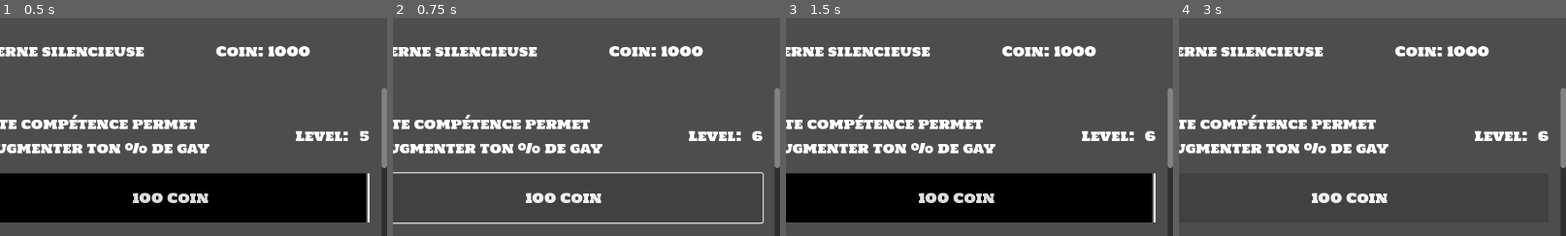
Above: before the commit, frames 1-4 (left to right).
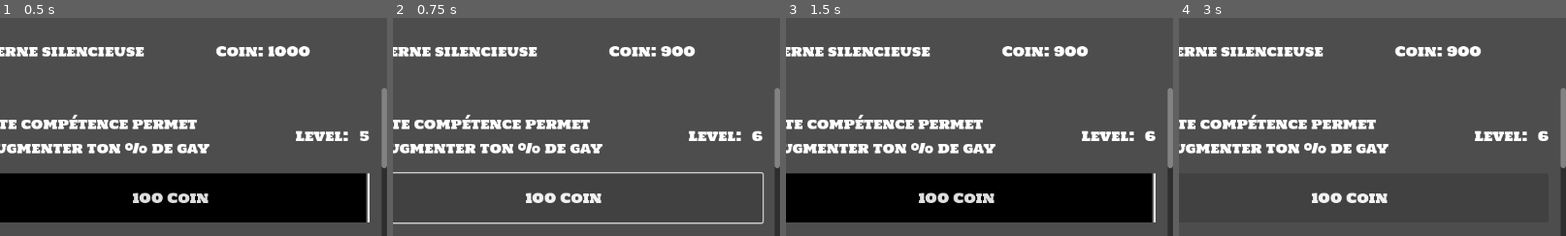
Above: after the commit, the same moments.

Repository: Nolucci/CGJ2025
Game: Godot game, scene res://scenes/buyBonusPage.tscn
Same seed, same stepped clock (60 frames per second), same inputs: the game is played once before the commit and once after it. The engine's default icon, where the game draws it, is replaced by a stand-in: a white triangle on a blue panel in a dark square.
Inputs (mouse positions are % of the whole screen's width and height, from its top left):
- Up to frame 1 (0.5 s): no input
- Up to frame 2 (0.75 s): click "100 Coin" at 0.5 s
- Up to frame 3 (1.5 s): click "10000 Coin" at 1.25 s
- Up to frame 4 (3 s): click "Faire la sieste" at 2 s; tap Enter at 2.75 s; move the mouse to (72, 45) at 2.77 s; hold D (move_right) from 2.78 s (still down); hold S (move_bot) from 2.78 s (still down)
The pictures show only the part of the screen within x 50-100%, y 0-50%; the shares and areas given below are measured in that part.

Frame 1 is identical in both runs. In frame 2, 0.4% of the frame differs, in the area x 69-81%, y 12-18%; in frame 3, 0.4%; in frame 4, 0.4%.

Commit message:
Variable de menu réactive

Diff:
--- a/resources/player_data/player_data.gd
+++ b/resources/player_data/player_data.gd
@@ -1,6 +1,9 @@
 extends Resource
 
 class_name PlayerData
+
+#Ajout de signal pour gérer dans certaine classe
+signal upgrade_bought(upgrade_name: String, new_level: int, remaining_money: int)
 
 @export var name: String = "Alain"
 @export var money: int = 0
@@ -17,6 +20,7 @@
 	money -= upgrade.price
 	upgrade.current_level += 1
 	print("Amélioration achetée:", upgrade.name, "Niveau actuel:", upgrade.current_level)
+	emit_signal("upgrade_bought", upgrade.name, upgrade.current_level, money)
 	return true
 
 # Fonction pour trouver une amélioration par clé primaire
--- a/scripts/buy_bonus_page.gd
+++ b/scripts/buy_bonus_page.gd
@@ -15,6 +15,7 @@
 		player.hide()
 		player_instantiated = true
 		$Main/RigthPart/Header/NumberOfCoin.text = "Coin: "+str(PlayerManager.player_data.money)
+		PlayerManager.player_data.connect("upgrade_bought", Callable(self, "_on_upgrade_bought"))
 		load_buttons()
 
 
@@ -31,3 +32,6 @@
 func _setup_button(button_instance, skill_data):
 	button_instance.setup(skill_data)
 	scroll_container.add_child(button_instance)
+
+func _on_upgrade_bought(upgrade_name: String, new_level: int, remaining_money: int):
+	$Main/RigthPart/Header/NumberOfCoin.text = "Coin: " + str(remaining_money)
